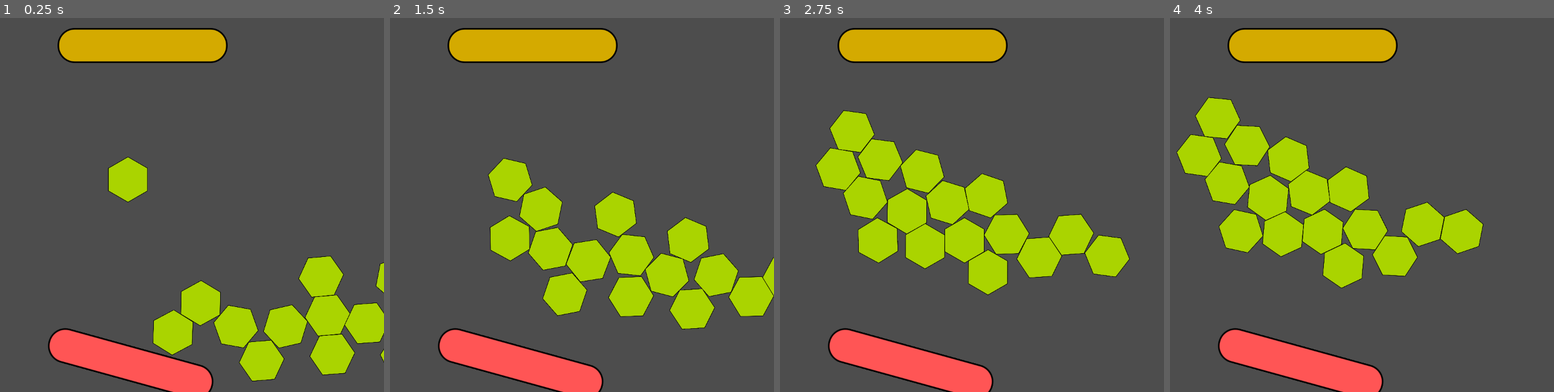
Above: before the commit, frames 1-4 (left to right).
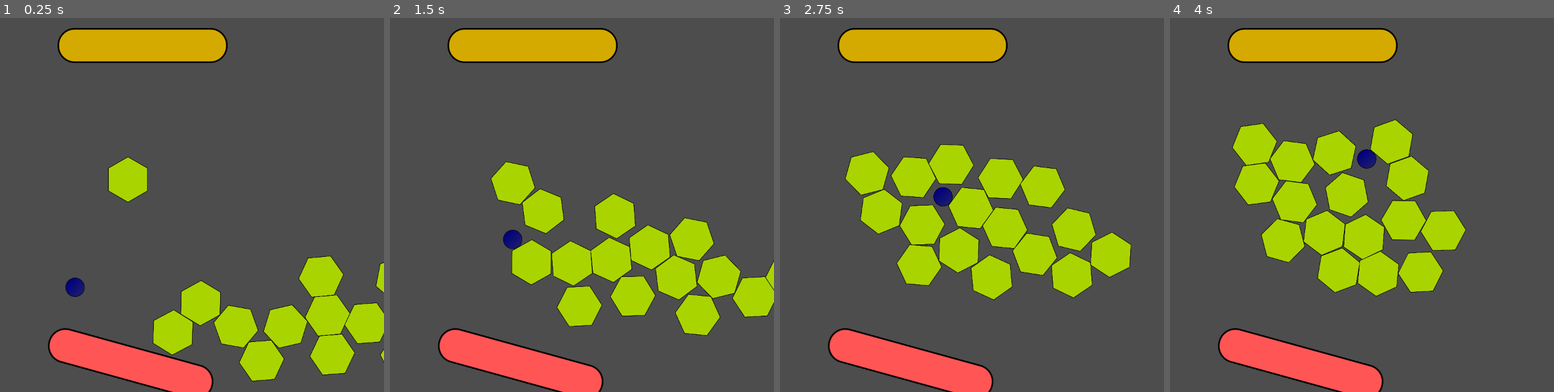
Above: after the commit, the same moments.

Repository: kalsan/rong
Game: Godot game, scene res://Game.tscn
Same seed, same stepped clock (60 frames per second), same inputs: the game is played once before the commit and once after it.
Inputs:
- Up to frame 1 (0.25 s): no input
- Up to frame 2 (1.5 s): no input
- Up to frame 3 (2.75 s): no input
- Up to frame 4 (4 s): no input

The runs differ from the first frame. In frame 1, 0.2% of the frame differs, in the area x 17-22%, y 69-75%; in frame 2, 6.8%; in frame 3, 12%; in frame 4, 14%, in the area x 1-82%, y 21-75%.

Commit message:
Bowling!

Diff:
--- /dev/null
+++ b/Ball.tscn
@@ -0,0 +1,18 @@
+[gd_scene format=3 uid="uid://dt6254f4stldn"]
+
+[ext_resource type="Texture2D" uid="uid://bdklqdhe7s4jp" path="res://sprites/ball-purple.svg" id="1_gk6bx"]
+
+[sub_resource type="CircleShape2D" id="CircleShape2D_t88pq"]
+radius = 23.021729
+
+[node name="Ball" type="RigidBody2D" unique_id=252932968]
+gravity_scale = 0.0
+
+[node name="BallPurple" type="Sprite2D" parent="." unique_id=82195244]
+position = Vector2(-164, 222)
+scale = Vector2(0.27710843, 0.27710843)
+texture = ExtResource("1_gk6bx")
+
+[node name="CollisionShape2D" type="CollisionShape2D" parent="." unique_id=1754630819]
+position = Vector2(-164, 222)
+shape = SubResource("CircleShape2D_t88pq")
--- a/Game.tscn
+++ b/Game.tscn
@@ -4,6 +4,8 @@
 [ext_resource type="Texture2D" uid="uid://s4ngfwxu8s4p" path="res://sprites/paddle-red.svg" id="2"]
 [ext_resource type="Script" uid="uid://dps0tvvyg7kva" path="res://Game.gd" id="3"]
 [ext_resource type="PackedScene" path="res://Tile.tscn" id="4"]
+[ext_resource type="PackedScene" uid="uid://dt6254f4stldn" path="res://Ball.tscn" id="5_t88pq"]
+[ext_resource type="Script" uid="uid://culpn8sowkdl" path="res://ball.gd" id="6_r0x5m"]
 
 [sub_resource type="PhysicsMaterial" id="2"]
 bounce = 0.8
@@ -51,3 +53,7 @@
 physics_material_override = SubResource("3")
 
 [node name="Camera" type="Camera2D" parent="." unique_id=1573726832]
+
+[node name="Ball" parent="." unique_id=252932968 instance=ExtResource("5_t88pq")]
+mass = 1000.0
+script = ExtResource("6_r0x5m")
--- /dev/null
+++ b/ball.gd
@@ -0,0 +1,11 @@
+extends RigidBody2D
+
+
+# Called when the node enters the scene tree for the first time.
+func _ready() -> void:
+	set_axis_velocity(Vector2(100,-100))
+
+
+# Called every frame. 'delta' is the elapsed time since the previous frame.
+func _process(delta: float) -> void:
+	pass
--- /dev/null
+++ b/sprites/ball-purple.svg
@@ -0,0 +1,45 @@
+<?xml version="1.0" encoding="UTF-8" standalone="no"?>
+<!-- Created with Inkscape (http://www.inkscape.org/) -->
+
+<svg
+   width="43.991161mm"
+   height="43.991161mm"
+   viewBox="0 0 43.991161 43.991161"
+   version="1.1"
+   id="svg1"
+   xmlns:xlink="http://www.w3.org/1999/xlink"
+   xmlns="http://www.w3.org/2000/svg"
+   xmlns:svg="http://www.w3.org/2000/svg">
+  <defs
+     id="defs1">
+    <linearGradient
+       id="linearGradient2">
+      <stop
+         style="stop-color:#000080;stop-opacity:1;"
+         offset="0"
+         id="stop2" />
+      <stop
+         style="stop-color:#000080;stop-opacity:0;"
+         offset="1"
+         id="stop3" />
+    </linearGradient>
+    <linearGradient
+       xlink:href="#linearGradient2"
+       id="linearGradient3"
+       x1="75.727989"
+       y1="110.18543"
+       x2="163.91658"
+       y2="186.56078"
+       gradientUnits="userSpaceOnUse" />
+  </defs>
+  <g
+     id="layer1"
+     transform="translate(-69.729837,-102.54751)">
+    <circle
+       style="fill:url(#linearGradient3);fill-opacity:1;stroke:#000000;stroke-width:1"
+       id="path1"
+       cx="91.725418"
+       cy="124.54309"
+       r="21.495581" />
+  </g>
+</svg>
Not shown, added: ball.gd.uid
Not shown, added: sprites/ball-purple.svg.import
